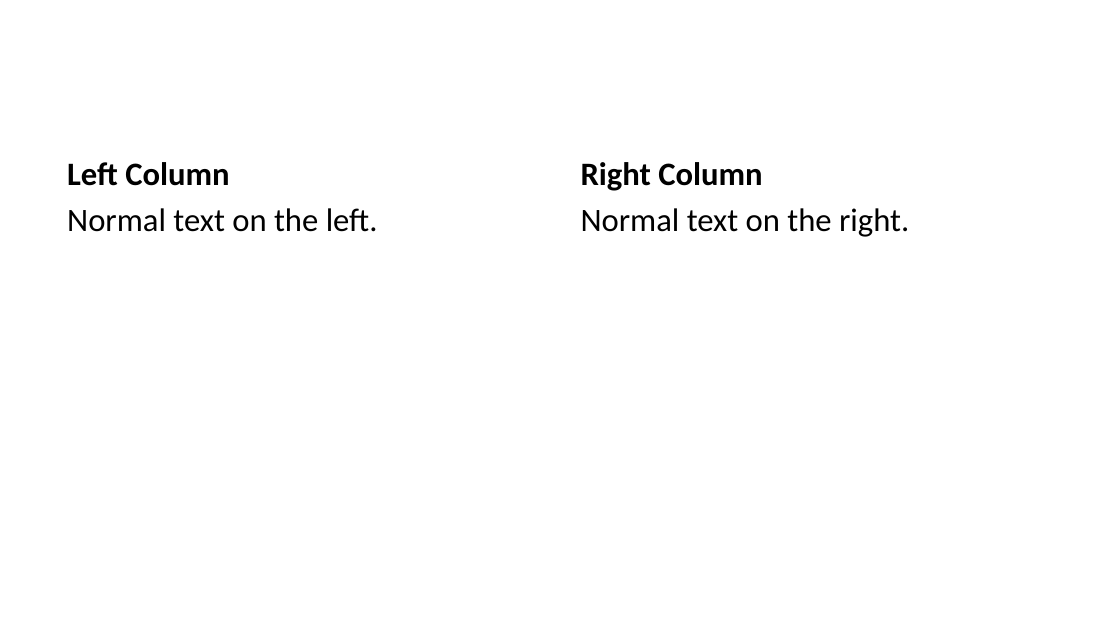
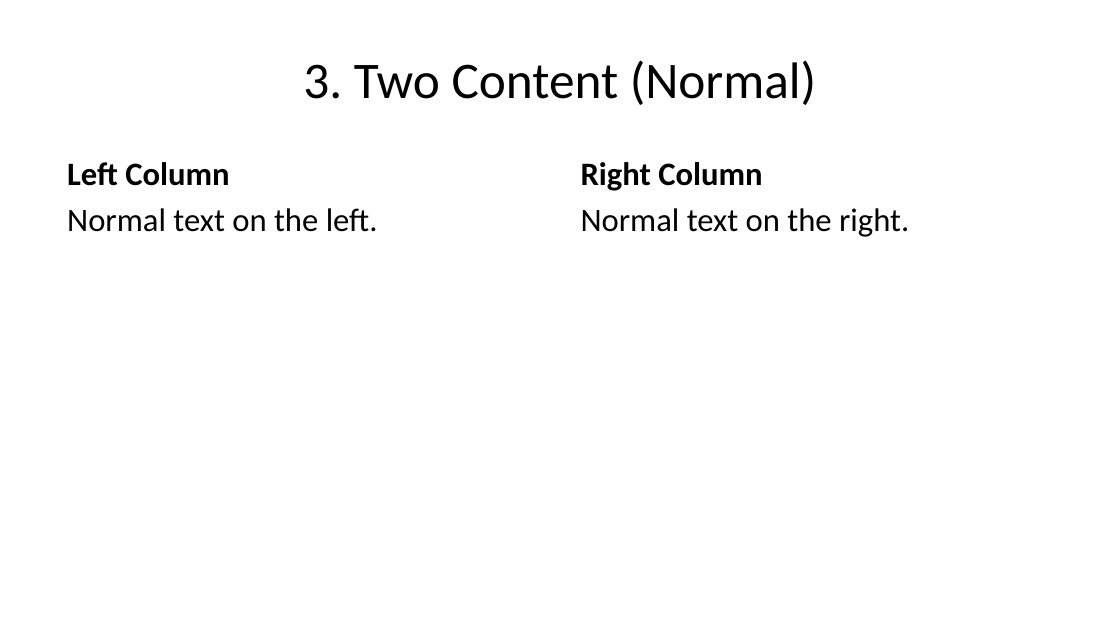
Before and after one commit to David-Rieger/quarto-pptx-layouts, a slide deck: slide 8 of example/example.pptx (slide 12 before the commit). Drawn at 1120x630 pixels with LibreOffice and Linux fonts; fonts in the diff are those of the drawing. Boxes give left, top, right and bottom in pixels: in the first picture for what was removed or moved away, otherwise in the second. Text is boxed around its words. In the diff, an @@ line names an element or a change of style, - is before the commit and + after.

```diff
--- a/example/example.pptx
+++ b/example/example.pptx
@@ title added at (x1=303, y1=60, x2=816, y2=105), 33 pt, text #000000 @@
+3. Two Content (Normal)
```
Also in this commit, not shown: 7 other slides changed, 12 slides removed, 5 other files.
